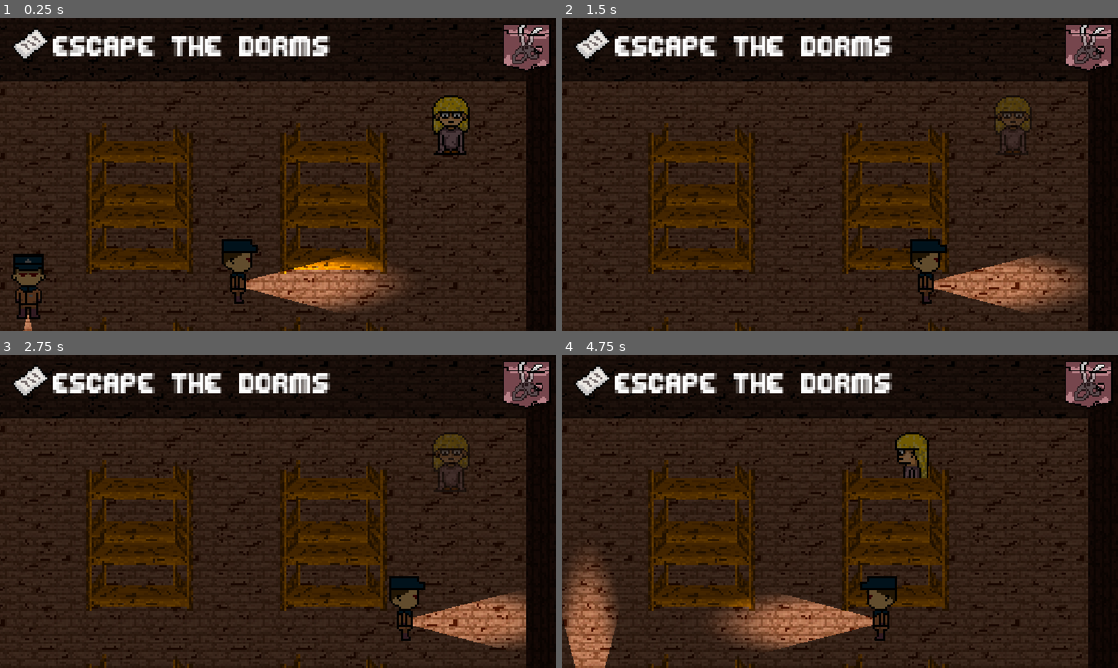
Above: before the commit, frames 1-4 (two rows, left to right).
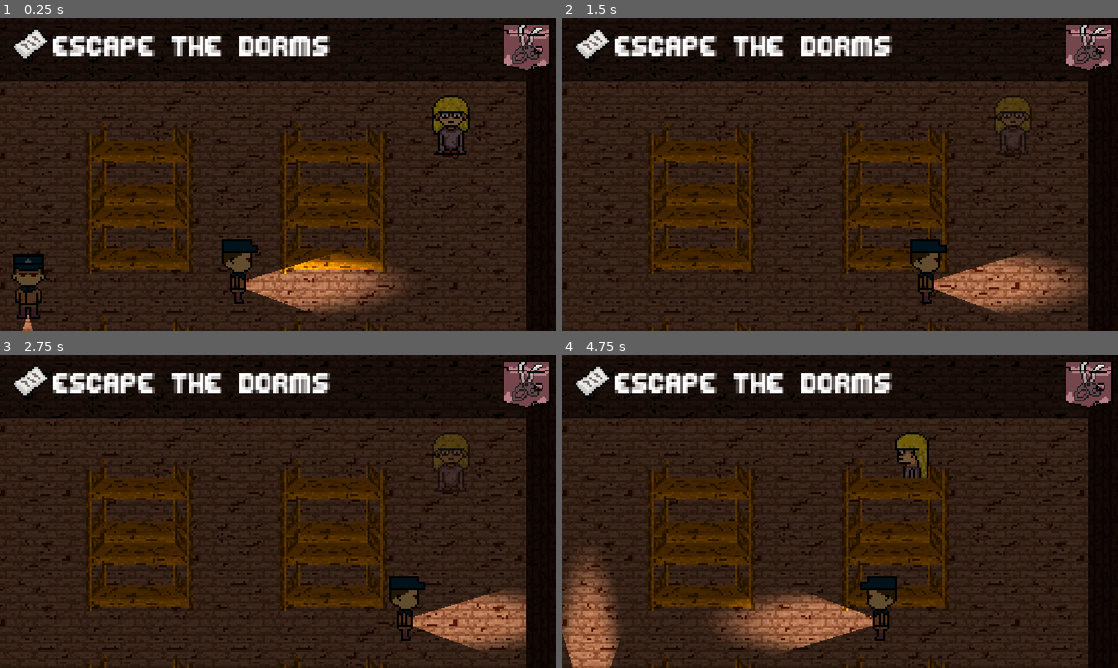
Above: after the commit, the same moments.

Repository: Dav1dFS/Ezra
Game: Godot game, scene res://scenes/gameplay/day1puzzle1.tscn
The game is run twice, just before and just after one commit, with the same random seed, the same clock (stepped at 60 frames per second) and the same inputs. The project has no main scene, so this scene is started directly.
Inputs (mouse positions are in pixels of both pictures, inside the frame that each line leads up to):
- Up to frame 1 (0.25 s): no input
- Up to frame 2 (1.5 s): tap Enter at 0.5 s; move the mouse to (962, 158) at 0.52 s; hold D (move_right) 0.53-1.25 s; hold Space (ability) 0.53-1.25 s; click (962, 158) at 0.67 s; drag from (728, 190) to (901, 290) at 1.27 s
- Up to frame 3 (2.75 s): move the mouse to (333, 442) at 2.02 s; hold D (move_right) from 2.03 s (still down); tap Z at 2.1 s
- Up to frame 4 (4.75 s): release D (move_right) at 2.75 s; tap Space (ability) at 2.75 s; drag from (812, 574) to (673, 464) at 2.77 s; tap Enter at 3.5 s; move the mouse to (1006, 558) at 3.52 s; hold A (move_left) 3.53-4.25 s; tap E (interact) at 3.6 s; drag from (673, 464) to (928, 627) at 4.27 s

The runs differ from the first frame. In frame 1, 0.4% of the frame differs, in the area x 4-62%, y 75-100%; in frame 2, 0.4%; in frame 3, 0.3%; in frame 4, 0.6%, in the area x 0-56%, y 75-100%.

Commit message:
Added oclusion to wall

Diff:
--- a/scenes/Npcs/enemyGuard.tscn
+++ b/scenes/Npcs/enemyGuard.tscn
@@ -8,7 +8,7 @@
 
 [sub_resource type="OccluderPolygon2D" id="OccluderPolygon2D_pgdsa"]
 cull_mode = 1
-polygon = PackedVector2Array(0.47757894, 0, -1.7300689, 1.2105255, -1.9278486, 1.3026314, -1.9171576, 1.8157902, 0.47757894, 3.3684235, 49.740734, 35.368423, -1.3825492, 3.0417652, -2.3093565, 1.8133354, -2.1667705, 0.76039314, 49.056522, -30.315792)
+polygon = PackedVector2Array(0.47757894, 0, -1.7300689, 1.2105255, -1.9278486, 1.3026314, -1.9171576, 1.8157902, 0.47757894, 3.3684235, 0.6417352, 3.5559502, -1.3825492, 3.0417652, -2.3093565, 1.8133354, -2.1667705, 0.76039314, 0.42785677, -0.041597366)
 
 [sub_resource type="Gradient" id="Gradient_kjesm"]
 interpolation_mode = 2
--- a/scenes/gameplay/MainMap.tscn
+++ b/scenes/gameplay/MainMap.tscn
@@ -1,9 +1,8 @@
-[gd_scene load_steps=24 format=3 uid="uid://c3u1vrdbkdehy"]
+[gd_scene load_steps=30 format=3 uid="uid://c3u1vrdbkdehy"]
 
 [ext_resource type="Texture2D" uid="uid://dqmfjansghrhc" path="res://assets/exampletilemap/tiles.png" id="1_l06fy"]
 [ext_resource type="Texture2D" uid="uid://cmpvshqd35yun" path="res://assets/environment sprites & tiles/all sprites.png" id="2_55oj5"]
 [ext_resource type="Texture2D" uid="uid://do8re56ujn4xi" path="res://assets/exampletilemap/fence_tiles.png" id="2_m3jbt"]
-[ext_resource type="PackedScene" uid="uid://crx5k8n7j2mp8" path="res://scenes/characters/ellen_character.tscn" id="4_m3jbt"]
 
 [sub_resource type="TileMapPattern" id="TileMapPattern_55oj5"]
 tile_data = PackedInt32Array(0, 0, 4, 65536, 0, 4, 131072, 0, 4, 196608, 0, 4, 262144, 0, 4, 327680, 0, 4, 393216, 0, 4 …(1386 unchanged characters)…
@@ -143,10 +142,13 @@
 2:25/0 = 0
 3:25/0 = 0
 
+[sub_resource type="OccluderPolygon2D" id="OccluderPolygon2D_m3jbt"]
+polygon = PackedVector2Array(1.5, 16, 16, 16, 16, -2, 1.5, -1.5)
+
 [sub_resource type="OccluderPolygon2D" id="OccluderPolygon2D_55oj5"]
 polygon = PackedVector2Array(16, 4, -16, 4, -16, 16, 16, 16)
 
-[sub_resource type="OccluderPolygon2D" id="OccluderPolygon2D_m3jbt"]
+[sub_resource type="OccluderPolygon2D" id="OccluderPolygon2D_gosvs"]
 polygon = PackedVector2Array(-16, -16, 16, -16, 16, 16, -16, 16)
 
 [sub_resource type="OccluderPolygon2D" id="OccluderPolygon2D_lgknp"]
@@ -155,14 +157,29 @@
 [sub_resource type="OccluderPolygon2D" id="OccluderPolygon2D_dhoxv"]
 polygon = PackedVector2Array(0, -16, 16, -16, 16, 16, 0, 16)
 
+[sub_resource type="OccluderPolygon2D" id="OccluderPolygon2D_y13oy"]
+polygon = PackedVector2Array(1.7777786, -16, 16, -16, 16, 16, 1.7777786, 16)
+
+[sub_resource type="OccluderPolygon2D" id="OccluderPolygon2D_b84ea"]
+polygon = PackedVector2Array(1.7777786, -16, 16, -16, 16, 1.7777786, 1.7777786, 1.7777786)
+
 [sub_resource type="OccluderPolygon2D" id="OccluderPolygon2D_woy83"]
 polygon = PackedVector2Array(16, 0, -16, 0, -16, 16, 16, 16)
 
 [sub_resource type="OccluderPolygon2D" id="OccluderPolygon2D_bpjlt"]
 polygon = PackedVector2Array(16, 0, -16, 0, -16, -16, 16, -16)
 
+[sub_resource type="OccluderPolygon2D" id="OccluderPolygon2D_mb75n"]
+polygon = PackedVector2Array(-1.5, 16, -16, 16, -16, -2, -1.5, -1.5)
+
 [sub_resource type="OccluderPolygon2D" id="OccluderPolygon2D_3rmwb"]
 polygon = PackedVector2Array(0, -16, 16, -16, 16, 16, 0, 16)
+
+[sub_resource type="OccluderPolygon2D" id="OccluderPolygon2D_8nkhv"]
+polygon = PackedVector2Array(-1.7777786, -16, -16, -16, -16, 16, -1.7777786, 16)
+
+[sub_resource type="OccluderPolygon2D" id="OccluderPolygon2D_syeah"]
+polygon = PackedVector2Array(-1.7777786, -16, -16, -16, -16, 1.7777786, -1.7777786, 1.7777786)
 
 [sub_resource type="OccluderPolygon2D" id="OccluderPolygon2D_8ci4s"]
 polygon = PackedVector2Array(0, -16, -16, -16, -16, 16, 0, 16)
@@ -301,17 +318,18 @@
 9:2/0/physics_layer_0/polygon_0/points = PackedVector2Array(12, 4, -12, 4, -12, 12, 12, 12)
 9:2/2 = 2
 9:2/2/texture_origin = Vector2i(10, 0)
-9:2/2/physics_layer_0/polygon_0/points = PackedVector2Array(12, 4, -12, 4, -12, 12, 12, 12)
+9:2/2/physics_layer_0/polygon_0/points = PackedVector2Array(1.5, 4.5, -4.1422005, 4, -22, 3.5, -22.5, 11.5, 2, 11)
 9:1/0 = 0
 9:0/0 = 0
 10:0/0 = 0
+10:0/0/occlusion_layer_0/polygon_0/polygon = SubResource("OccluderPolygon2D_m3jbt")
 10:0/0/physics_layer_0/polygon_0/points = PackedVector2Array(-5.333334, 5.333334, 16, 5.333334, 16, 16, -5.333333, 16)
 10:1/0 = 0
 10:1/0/y_sort_origin = 25
 10:1/0/occlusion_layer_0/polygon_0/polygon = SubResource("OccluderPolygon2D_55oj5")
 10:1/0/physics_layer_0/polygon_0/points = PackedVector2Array(16, 12, -16, 12, -16, 16, 16, 16)
 10:2/0 = 0
-10:2/0/occlusion_layer_0/polygon_0/polygon = SubResource("OccluderPolygon2D_m3jbt")
+10:2/0/occlusion_layer_0/polygon_0/polygon = SubResource("OccluderPolygon2D_gosvs")
 10:2/0/physics_layer_0/polygon_0/points = PackedVector2Array(-16, -16, 16, -16, 16, 6.0539856, -0.31863022, 6.0539856, -16, 6.0539856)
 11:2/0 = 0
 11:3/0 = 0
@@ -340,8 +358,10 @@
 10:5/0/physics_layer_0/polygon_0/points = PackedVector2Array(0, -16, 20, -16, 20, 16, -8, 16, -8, -16)
 10:3/0 = 0
 11:1/0 = 0
+11:1/0/occlusion_layer_0/polygon_0/polygon = SubResource("OccluderPolygon2D_b84ea")
 11:1/0/physics_layer_0/polygon_0/points = PackedVector2Array(-8.888889, -16, 16, -16, 16, 12.444445, -8.888889, 12.444445)
 12:0/0 = 0
+12:0/0/occlusion_layer_0/polygon_0/polygon = SubResource("OccluderPolygon2D_mb75n")
 12:0/0/physics_layer_0/polygon_0/points = PackedVector2Array(5.333334, 5.333334, -16, 5.333334, -16, 16, 5.333333, 16)
 12:1/0 = 0
 12:1/0/physics_layer_0/polygon_0/points = PackedVector2Array(-16, -1.7777777, 16, -1.7777777, 16, 12.444445, -16, 12.444445)
@@ -349,10 +369,13 @@
 13:2/0 = 0
 13:3/0 = 0
 13:1/0 = 0
+13:1/0/occlusion_layer_0/polygon_0/polygon = SubResource("OccluderPolygon2D_syeah")
 13:1/0/physics_layer_0/polygon_0/points = PackedVector2Array(8.888889, -16, -16, -16, -16, 12.444445, 8.888889, 12.444445)
 13:0/0 = 0
+13:0/0/occlusion_layer_0/polygon_0/polygon = SubResource("OccluderPolygon2D_8nkhv")
 13:0/0/physics_layer_0/polygon_0/points = PackedVector2Array(8.888889, -16, -16, -16, -16, 16, 8.888889, 16)
 11:0/0 = 0
+11:0/0/occlusion_layer_0/polygon_0/polygon = SubResource("OccluderPolygon2D_y13oy")
 11:0/0/physics_layer_0/polygon_0/points = PackedVector2Array(-8.888889, -16, 16, -16, 16, 16, -8.888889, 16)
 0:6/0 = 0
 0:6/0/physics_layer_0/polygon_0/points = PackedVector2Array(16, -16, -4, -16, -4, 16, 16, 16)
--- a/scenes/gameplay/day1puzzle1.tscn
+++ b/scenes/gameplay/day1puzzle1.tscn
@@ -22,7 +22,7 @@
 [node name="TileMap" parent="." instance=ExtResource("1_ms1cr")]
 layer_0/tile_data = PackedInt32Array(524226, 0, 15, 589762, 0, 15, 655298, 0, 15, 720834, 0, 15, 786370, 0, 15, 851906, …(87962 unchanged characters)…
 layer_1/tile_data = PackedInt32Array(524226, 393216, 6, 917442, 327680, 7, 982978, 393216, 8, 1310658, 327680, 6, 13761 …(5003 unchanged characters)…
-layer_2/tile_data = PackedInt32Array(458689, 0, 4, 524225, 0 …(80376 unchanged characters)… 32311, 851969, 1, 3932310, 720897, 1, 3866774, 720897, 0, 3801238, 720897, 0, 3670166, 720897, 0, 3604630, 720897, 0, 3473558, 720897, 0, 3408022, 720897, 0, 3342486, 720897, 0, 3276950, 720897, 0, 3211415, 786433, 0, 3211414, 655361, 0, 3276951, 851969, 0, 3342487, 851969, 0, 3408023, 851969, 0, 3473559, 851969, 0, 3604631, 851969, 0, 3670167, 851969, 0, 3801239, 851969, 0, 3866775, 851969, 0)
+layer_2/tile_data = PackedInt32Array(458689, 0, 4, 524225, 0 …(80376 unchanged characters)… 32311, 851969, 1, 3932310, 720897, 1, 3801238, 720897, 0, 3670166, 720897, 0, 3604630, 720897, 0, 3473558, 720897, 0, 3408022, 720897, 0, 3342486, 720897, 0, 3276950, 720897, 0, 3211415, 786433, 0, 3211414, 655361, 0, 3276951, 851969, 0, 3342487, 851969, 0, 3408023, 851969, 0, 3473559, 851969, 0, 3604631, 851969, 0, 3670167, 851969, 0, 3801239, 851969, 0, 3866775, 851969, 0, 3866774, 720897, 0)
 layer_3/tile_data = PackedInt32Array(589763, 0, 17, 655299, 0, 17, 786371, 0, 17, 851907, 0, 17, 1114051, 0, 17, 117958 …(27061 unchanged characters)…
 
 [node name="downLeftLimit" type="Marker2D" parent="."]
@@ -40,7 +40,7 @@
 initial_direction = 3
 
 [node name="Enemy4" parent="." instance=ExtResource("3_nobpu")]
-position = Vector2(4745, 1858)
+position = Vector2(4739.558, 1879.015)
 is_moving = true
 forward_distance = 700.0
 initial_direction = 3
Not shown: 1 places in scenes/gameplay/day1puzzle1.tscn that only renumber resources
